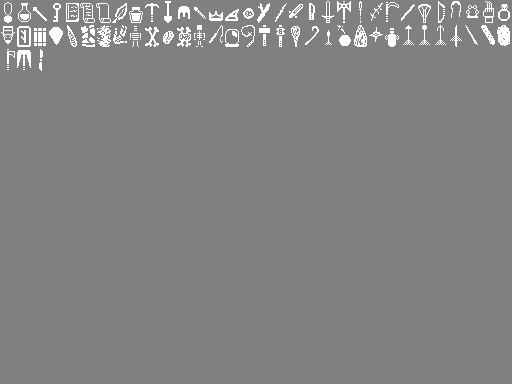
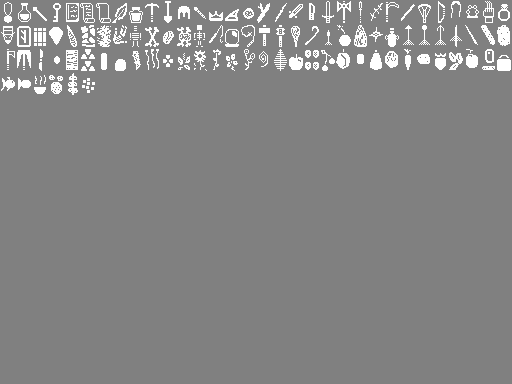
The second 512×384 image is a revision of the first. Changes to its layers:
painted on "Background" over left=1, top=49, right=511, bottom=95
